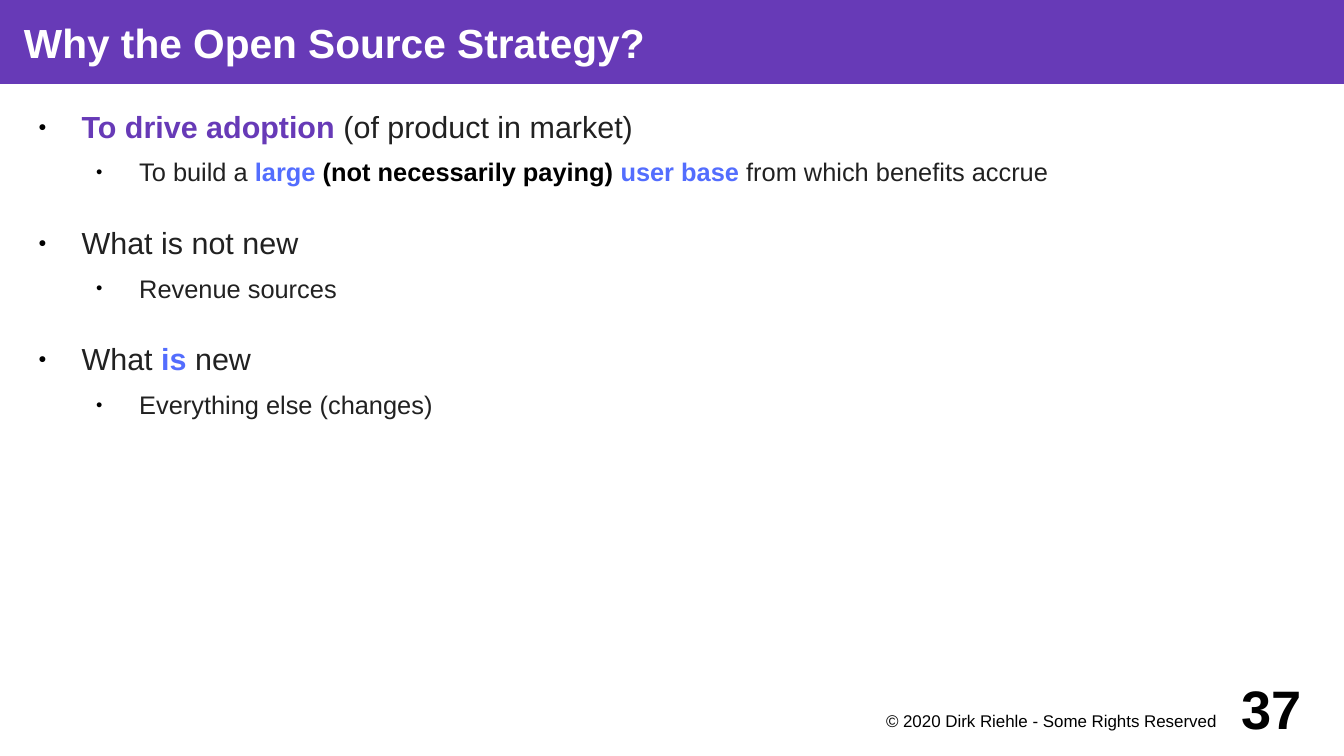
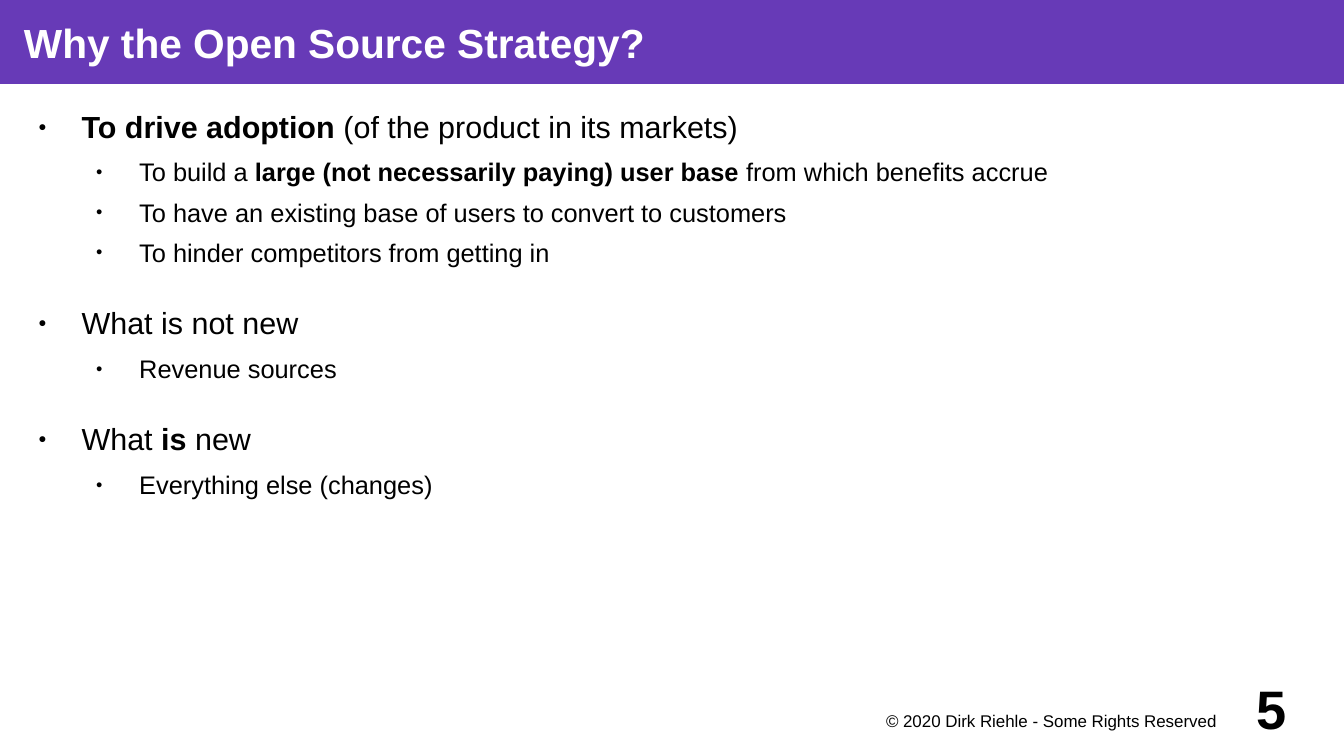
Before and after one commit to dirkriehle/coss-course, a slide deck: slide 5 of Lecture slides/COSS C03 - Commercial Open Source.odp (slide 37 before the commit). Drawn at 1344x756 pixels with LibreOffice and Linux fonts; fonts in the diff are those of the drawing. Boxes give left, top, right and bottom in pixels: in the first picture for what was removed or moved away, otherwise in the second. Text is boxed around its words. In the diff, an @@ line names an element or a change of style, - is before the commit and + after.

Commit message:
Post-talk fixes do C03 Commercial Open Source

```diff
--- a/Lecture slides/COSS C03 - Commercial Open Source.odp
+++ b/Lecture slides/COSS C03 - Commercial Open Source.odp
@@ text at <box>82,116,737,144</box>: text changed; text colour #212121 to #000000 @@
-● To drive adoption (of product in market)
+● To drive adoption (of the product in its markets)
@@ text at <box>82,162,1048,500</box>: text colour #212121 to #000000 in "To build a from which benefits accrue", "What is not new", "Revenue sources", "What new" and 1 more places; text colour #536DFE to #000000 in "large user base", "is" @@
@@ text at <box>139,203,786,267</box>: paragraphs added @@
+  ● To have an existing base of users to convert to customers
+  ● To hinder competitors from getting in
@@ page number at <box>1257,691,1287,730</box>: text changed @@
-37
+5
```
Also in this commit, not shown: 20 other slides changed, 3 slides removed, 2 other files.
